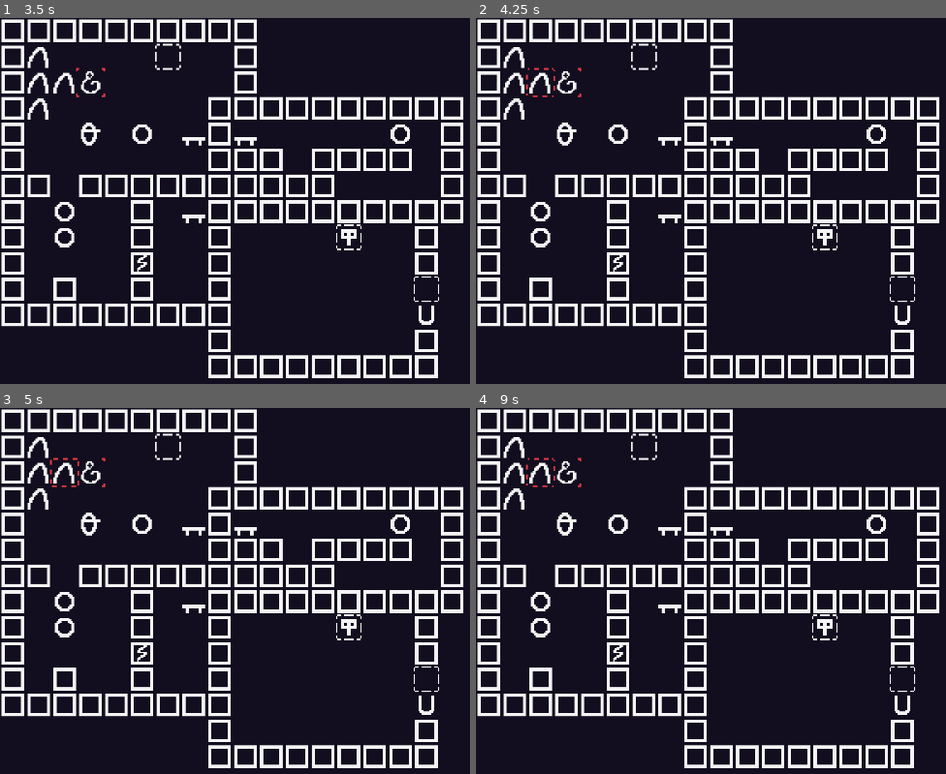
Above: before the commit, frames 1-4 (two rows, left to right).
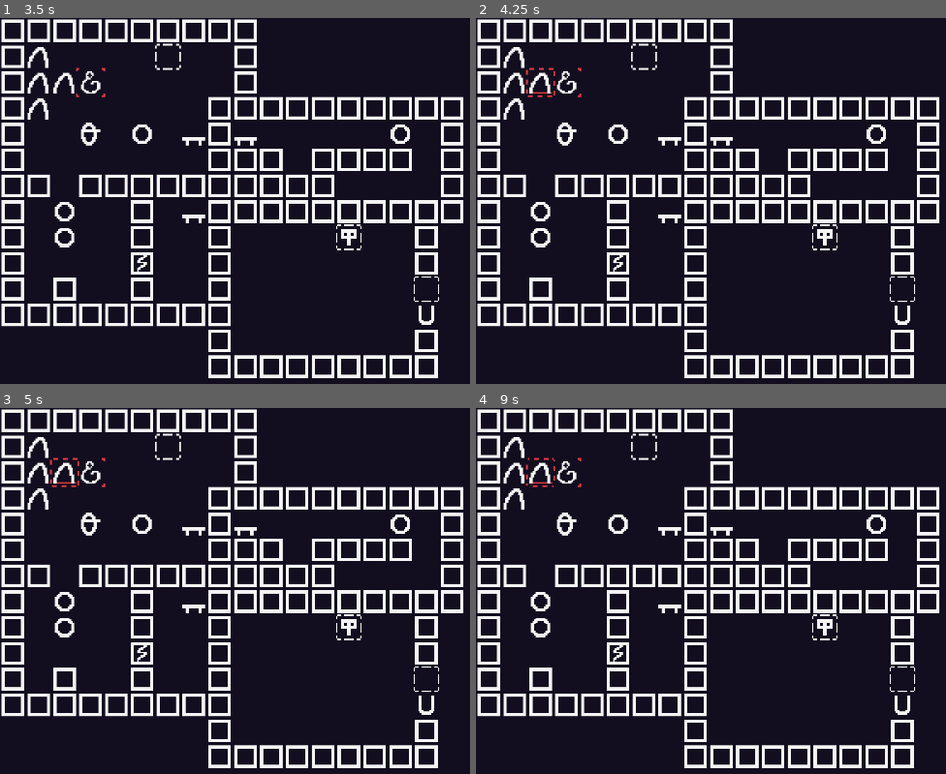
Above: after the commit, the same moments.

Repository: jletellier/olesa
Game: Godot game, scene res://maps/map_a_001.tscn
Two runs of this game, one before a commit and one after it. Both use one fixed random seed, a clock stepped at 60 frames per second and the inputs below. The project has no main scene, so this scene is started directly.
Inputs:
- Up to frame 1 (3.5 s): tap Enter at 0.5, 2 s; hold Right (game_right) 0.53-1.28 s; hold U (game_undo) 0.53-1.28 s; tap Space at 1.25, 2.75 s; hold Down (game_down) 1.28-2.03 s; tap U (game_undo) at 1.35, 2.85 s; hold Right (game_right) 2.03-2.78 s; hold U (game_undo) 2.03-2.78 s; hold Up (game_up) from 2.78 s (still down)
- Up to frame 2 (4.25 s): tap Enter at 3.5 s; release Up (game_up) at 3.53 s; hold Left (game_left) from 3.53 s (still down); hold U (game_undo) from 3.53 s (still down)
- Up to frame 3 (5 s): keep holding Left (game_left); tap Space at 4.25 s; release U (game_undo) at 4.28 s; tap U (game_undo) at 4.35 s
- Up to frame 4 (9 s): release Left (game_left) at 5.03 s; hold Down (game_down) 5.03-5.78 s; hold U (game_undo) 5.03-5.78 s; hold Right (game_right) 5.78-6.53 s; tap U (game_undo) at 5.85, 7.35, 8.85 s; hold Up (game_up) 6.53-7.28 s; hold U (game_undo) 6.53-7.28 s; hold Right (game_right) 7.28-8.03 s; hold Down (game_down) 8.03-8.78 s; hold U (game_undo) 8.03-8.78 s; hold Left (game_left) from 8.78 s (still down)

Frame 1 is identical in both runs. In frame 2, 0.2% of the frame differs, in the area x 10-17%, y 13-22%; in frame 3, less than 0.1%; in frame 4, less than 0.1%.

Commit message:
Setup progress animation for mining

Diff:
--- a/entities/mountain.gd
+++ b/entities/mountain.gd
@@ -1,17 +1,32 @@
 extends "res://entities/entity.gd"
 
+
+const EntityProgress := preload("res://ui/hints/entity_progress.gd")
 
 @export var processing_count := 3
 
 var processing_step := 0
-var has_worker := false
+var has_worker := false:
+	set = _set_has_worker
+
+@onready var _hint_progress := $"HintProgress" as EntityProgress
 
 
 func process_logic() -> void:
 	if has_worker:
+		processing_step += 1
+
+		_hint_progress.progress = processing_step
+
 		if processing_step >= processing_count:
 			print("finished")
 			processing_step = 0
 
-		print(processing_step)
-		processing_step += 1
+
+func _set_has_worker(value: bool) -> void:
+	has_worker = value
+
+	if _hint_progress != null:
+		processing_step = 0
+		_hint_progress.visible = has_worker
+		_hint_progress.progress = 0
--- a/entities/mountain.tscn
+++ b/entities/mountain.tscn
@@ -1,8 +1,9 @@
-[gd_scene load_steps=5 format=3 uid="uid://8hdqxg6ftswt"]
+[gd_scene load_steps=6 format=3 uid="uid://8hdqxg6ftswt"]
 
 [ext_resource type="Script" path="res://entities/mountain.gd" id="1_5dbeh"]
 [ext_resource type="Texture2D" uid="uid://bmgfwl4d4w600" path="res://assets/sprites.png" id="2_54xt5"]
 [ext_resource type="PackedScene" uid="uid://mky2e0ubjms7" path="res://ui/hints/entity_select.tscn" id="3_y12td"]
+[ext_resource type="PackedScene" uid="uid://c1gf5gur01aib" path="res://ui/hints/entity_progress.tscn" id="4_q65g5"]
 
 [sub_resource type="AtlasTexture" id="AtlasTexture_02wl4"]
 atlas = ExtResource("2_54xt5")
@@ -12,6 +13,9 @@
 script = ExtResource("1_5dbeh")
 process = true
 
+[node name="HintProgress" parent="." instance=ExtResource("4_q65g5")]
+visible = false
+
 [node name="Sprite2D" type="Sprite2D" parent="."]
 texture = SubResource("AtlasTexture_02wl4")
 
--- a/entities/pali.gd
+++ b/entities/pali.gd
@@ -43,3 +43,4 @@
 		_update_hints()
 		if selected:
 			_hint_select.animate()
+			_hint_target.animate()
--- /dev/null
+++ b/ui/hints/entity_progress.gd
@@ -0,0 +1,19 @@
+extends Node2D
+
+
+const progress_count := 4
+
+var progress := 0:
+	set = _set_progress
+
+@onready var _animated_sprite := $"AnimatedSprite2D" as AnimatedSprite2D
+
+
+func _set_progress(value: int) -> void:
+	progress = clampi(value, 0, progress_count)
+
+	if _animated_sprite != null:
+		var anim_str := "default" if progress == 0 else ("step_" + str(progress))
+
+		_animated_sprite.frame = 0
+		_animated_sprite.play(anim_str)
--- a/ui/hints/entity_progress.tscn
+++ b/ui/hints/entity_progress.tscn
@@ -1,33 +1,162 @@
-[gd_scene load_steps=6 format=3 uid="uid://c1gf5gur01aib"]
+[gd_scene load_steps=21 format=3 uid="uid://c1gf5gur01aib"]
 
-[ext_resource type="Script" path="res://ui/hints/entity_target.gd" id="1_kwa7s"]
+[ext_resource type="Script" path="res://ui/hints/entity_progress.gd" id="1_bxgkq"]
 [ext_resource type="Texture2D" uid="uid://1lx548tjhqdu" path="res://assets/hint_animations.png" id="2_wl2s4"]
 
-[sub_resource type="AtlasTexture" id="AtlasTexture_1u14n"]
+[sub_resource type="AtlasTexture" id="AtlasTexture_ekvqq"]
 atlas = ExtResource("2_wl2s4")
-region = Rect2(0, 96, 48, 48)
+region = Rect2(48, 96, 16, 16)
 
-[sub_resource type="AtlasTexture" id="AtlasTexture_tqcc7"]
+[sub_resource type="AtlasTexture" id="AtlasTexture_nx1s4"]
 atlas = ExtResource("2_wl2s4")
-region = Rect2(192, 96, 48, 48)
+region = Rect2(0, 96, 16, 16)
+
+[sub_resource type="AtlasTexture" id="AtlasTexture_cuhu0"]
+atlas = ExtResource("2_wl2s4")
+region = Rect2(0, 96, 16, 16)
+
+[sub_resource type="AtlasTexture" id="AtlasTexture_yn8ax"]
+atlas = ExtResource("2_wl2s4")
+region = Rect2(48, 96, 16, 16)
+
+[sub_resource type="AtlasTexture" id="AtlasTexture_6a4uq"]
+atlas = ExtResource("2_wl2s4")
+region = Rect2(96, 96, 16, 16)
+
+[sub_resource type="AtlasTexture" id="AtlasTexture_v7ivi"]
+atlas = ExtResource("2_wl2s4")
+region = Rect2(144, 96, 16, 16)
+
+[sub_resource type="AtlasTexture" id="AtlasTexture_0r2yw"]
+atlas = ExtResource("2_wl2s4")
+region = Rect2(192, 96, 16, 16)
+
+[sub_resource type="AtlasTexture" id="AtlasTexture_kkqk8"]
+atlas = ExtResource("2_wl2s4")
+region = Rect2(16, 96, 16, 16)
+
+[sub_resource type="AtlasTexture" id="AtlasTexture_y784a"]
+atlas = ExtResource("2_wl2s4")
+region = Rect2(64, 96, 16, 16)
+
+[sub_resource type="AtlasTexture" id="AtlasTexture_dhhmx"]
+atlas = ExtResource("2_wl2s4")
+region = Rect2(112, 96, 16, 16)
+
+[sub_resource type="AtlasTexture" id="AtlasTexture_mhbk4"]
+atlas = ExtResource("2_wl2s4")
+region = Rect2(160, 96, 16, 16)
+
+[sub_resource type="AtlasTexture" id="AtlasTexture_k3eql"]
+atlas = ExtResource("2_wl2s4")
+region = Rect2(208, 96, 16, 16)
+
+[sub_resource type="AtlasTexture" id="AtlasTexture_dicei"]
+atlas = ExtResource("2_wl2s4")
+region = Rect2(32, 96, 16, 16)
+
+[sub_resource type="AtlasTexture" id="AtlasTexture_uxhrj"]
+atlas = ExtResource("2_wl2s4")
+region = Rect2(80, 96, 16, 16)
+
+[sub_resource type="AtlasTexture" id="AtlasTexture_g8vh1"]
+atlas = ExtResource("2_wl2s4")
+region = Rect2(128, 96, 16, 16)
+
+[sub_resource type="AtlasTexture" id="AtlasTexture_vp4l1"]
+atlas = ExtResource("2_wl2s4")
+region = Rect2(176, 96, 16, 16)
+
+[sub_resource type="AtlasTexture" id="AtlasTexture_xwkxa"]
+atlas = ExtResource("2_wl2s4")
+region = Rect2(224, 96, 16, 16)
 
 [sub_resource type="SpriteFrames" id="SpriteFrames_dq3qi"]
 animations = [{
 "frames": [{
 "duration": 1.0,
-"texture": SubResource("AtlasTexture_1u14n")
+"texture": SubResource("AtlasTexture_ekvqq")
 }, {
 "duration": 1.0,
-"texture": SubResource("AtlasTexture_tqcc7")
+"texture": SubResource("AtlasTexture_nx1s4")
+}, {
+"duration": 1.0,
+"texture": SubResource("AtlasTexture_ekvqq")
+}, {
+"duration": 1.0,
+"texture": SubResource("AtlasTexture_nx1s4")
+}, {
+"duration": 1.0,
+"texture": SubResource("AtlasTexture_ekvqq")
 }],
-"loop": true,
+"loop": false,
 "name": &"default",
-"speed": 2.0
+"speed": 10.0
+}, {
+"frames": [{
+"duration": 1.0,
+"texture": SubResource("AtlasTexture_cuhu0")
+}, {
+"duration": 1.0,
+"texture": SubResource("AtlasTexture_yn8ax")
+}, {
+"duration": 1.0,
+"texture": SubResource("AtlasTexture_6a4uq")
+}, {
+"duration": 1.0,
+"texture": SubResource("AtlasTexture_v7ivi")
+}, {
+"duration": 1.0,
+"texture": SubResource("AtlasTexture_0r2yw")
+}],
+"loop": false,
+"name": &"step_1",
+"speed": 10.0
+}, {
+"frames": [{
+"duration": 1.0,
+"texture": SubResource("AtlasTexture_kkqk8")
+}, {
+"duration": 1.0,
+"texture": SubResource("AtlasTexture_y784a")
+}, {
+"duration": 1.0,
+"texture": SubResource("AtlasTexture_dhhmx")
+}, {
+"duration": 1.0,
+"texture": SubResource("AtlasTexture_mhbk4")
+}, {
+"duration": 1.0,
+"texture": SubResource("AtlasTexture_k3eql")
+}],
+"loop": false,
+"name": &"step_2",
+"speed": 10.0
+}, {
+"frames": [{
+"duration": 1.0,
+"texture": SubResource("AtlasTexture_dicei")
+}, {
+"duration": 1.0,
+"texture": SubResource("AtlasTexture_uxhrj")
+}, {
+"duration": 1.0,
+"texture": SubResource("AtlasTexture_g8vh1")
+}, {
+"duration": 1.0,
+"texture": SubResource("AtlasTexture_vp4l1")
+}, {
+"duration": 1.0,
+"texture": SubResource("AtlasTexture_xwkxa")
+}],
+"loop": false,
+"name": &"step_3",
+"speed": 10.0
 }]
 
 [node name="EntityProgress" type="Node2D"]
-script = ExtResource("1_kwa7s")
+script = ExtResource("1_bxgkq")
 
 [node name="AnimatedSprite2D" type="AnimatedSprite2D" parent="."]
 sprite_frames = SubResource("SpriteFrames_dq3qi")
-frame_progress = 0.657119
+animation = &"step_1"
--- a/ui/hints/entity_target.tscn
+++ b/ui/hints/entity_target.tscn
@@ -41,7 +41,7 @@
 "duration": 1.0,
 "texture": SubResource("AtlasTexture_i8as0")
 }],
-"loop": true,
+"loop": false,
 "name": &"default",
 "speed": 10.0
 }]
@@ -51,5 +51,5 @@
 
 [node name="AnimatedSprite2D" type="AnimatedSprite2D" parent="."]
 sprite_frames = SubResource("SpriteFrames_dq3qi")
-frame = 1
-frame_progress = 0.70412
+frame = 4
+frame_progress = 1.0
Binary file changed: assets/hint_animations.png
